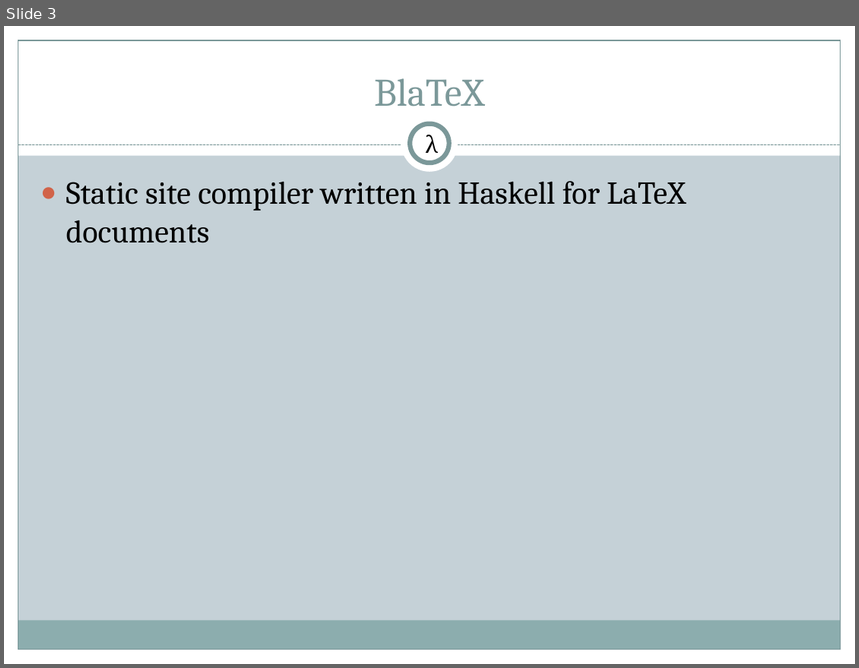
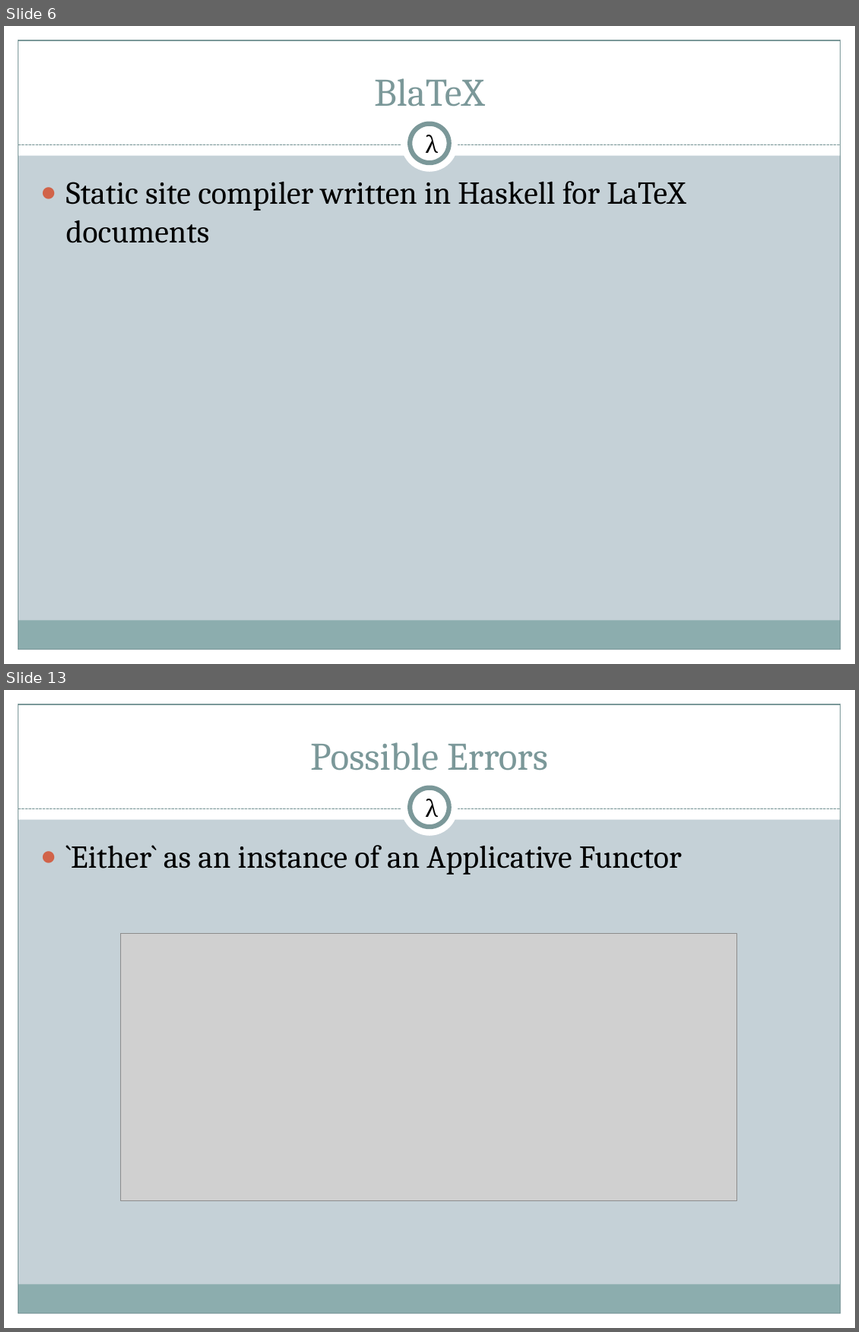
Before and after one commit to 2016rshah/Meta-BlaTeX, a slide deck: Presentations/Final_Presentation.pptx. Shown one above the other, each under a label of ours: slide 3 before the commit, slides 6 and 13 after it; the slides between them are not shown. The pictures are 859x668 and 859x1332 pixels, drawn with LibreOffice and Linux fonts; fonts in the diff are those of the drawing; grey boxes stand for pictures. Boxes give left, top, right and bottom in pixels: in the first picture for what was removed or moved away, otherwise in the second. Text is boxed around its words. In the diff, an @@ line names an element or a change of style, - is before the commit and + after.

```diff
--- a/Presentations/Final_Presentation.pptx
+++ b/Presentations/Final_Presentation.pptx
@@ slide 13 added at <box>4,690,855,1328</box>, background #C5D1D7; not listed: 9 template elements that a slide beside it also shows @@
@@ title added at <box>310,742,548,771</box>, 33 pt, text #7C999A @@
+Possible Errors
@@ text added at <box>426,799,439,823</box>, 20 pt, text #000000 @@
+λ
@@ text added at <box>66,845,682,875</box>, 27 pt, text #000000 @@
+● `Either` as an instance of an Applicative Functor
@@ picture added at <box>120,934,737,1201</box> @@
@@ what was slide 3 is now slide 6 @@
```
Also in this commit, not shown: 1 slide changed, 11 other slides added.
